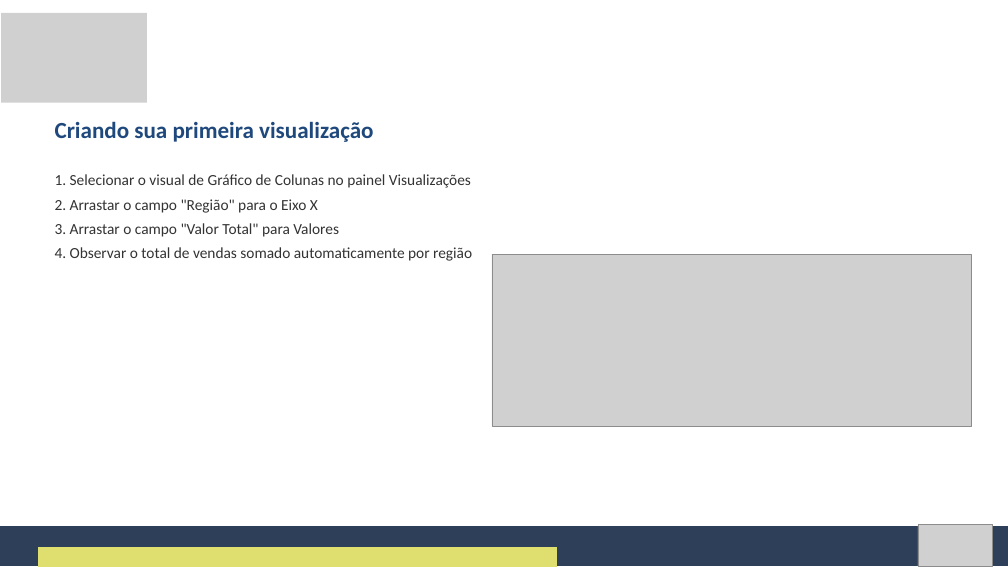
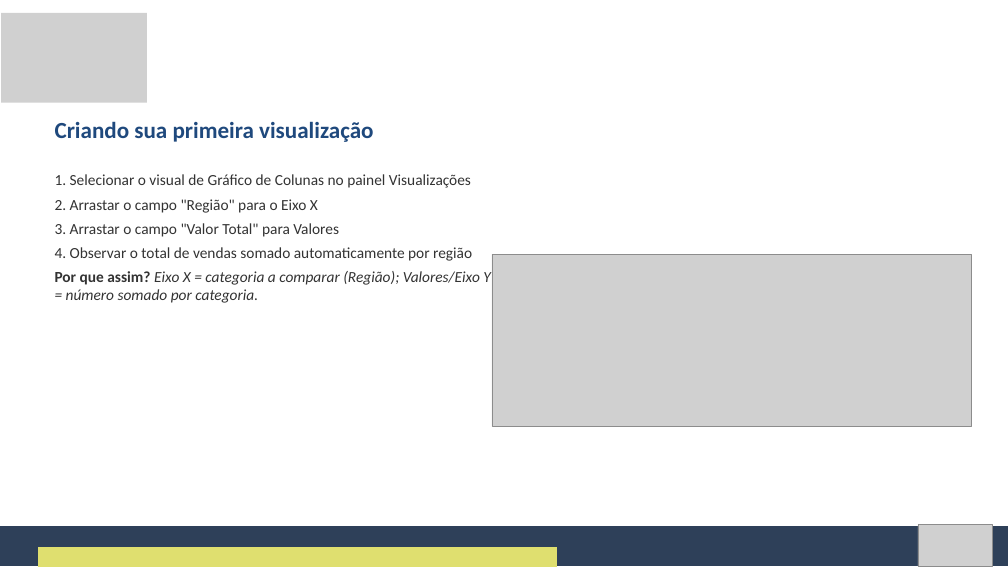
Before and after one commit to Natan20/Curso-PowerBI-Desktop-Material, a slide deck: slide 18 of Aula 01 - 01-09-2026/Aula 1 - Slides.pptx. Drawn at 1008x567 pixels with LibreOffice and Linux fonts; fonts in the diff are those of the drawing; grey boxes stand for pictures. Boxes give left, top, right and bottom in pixels: in the first picture for what was removed or moved away, otherwise in the second. Text is boxed around its words. In the diff, an @@ line names an element or a change of style, - is before the commit and + after.

Commit message:
Aula 1: mover explicacao do Eixo X/Y para dentro do slide 18 (nao mais nas anotacoes)

```diff
--- a/Aula 01 - 01-09-2026/Aula 1 - Slides.pptx
+++ b/Aula 01 - 01-09-2026/Aula 1 - Slides.pptx
@@ text at <box>55,271,490,303</box>: paragraph added @@
+Por que assim? Eixo X = categoria a comparar (Região); Valores/Eixo Y = número somado por categoria.
```
